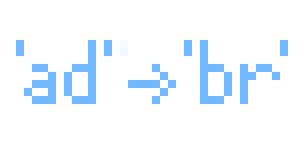
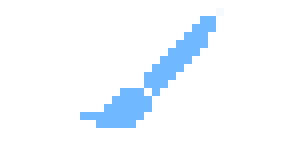
The second w=304, h=144 image is a revision of the first. Changes to its layers:
added layer "paint" in group "boutons" over [80, 8, 224, 128]
hid "rename" over [16, 40, 288, 104]
